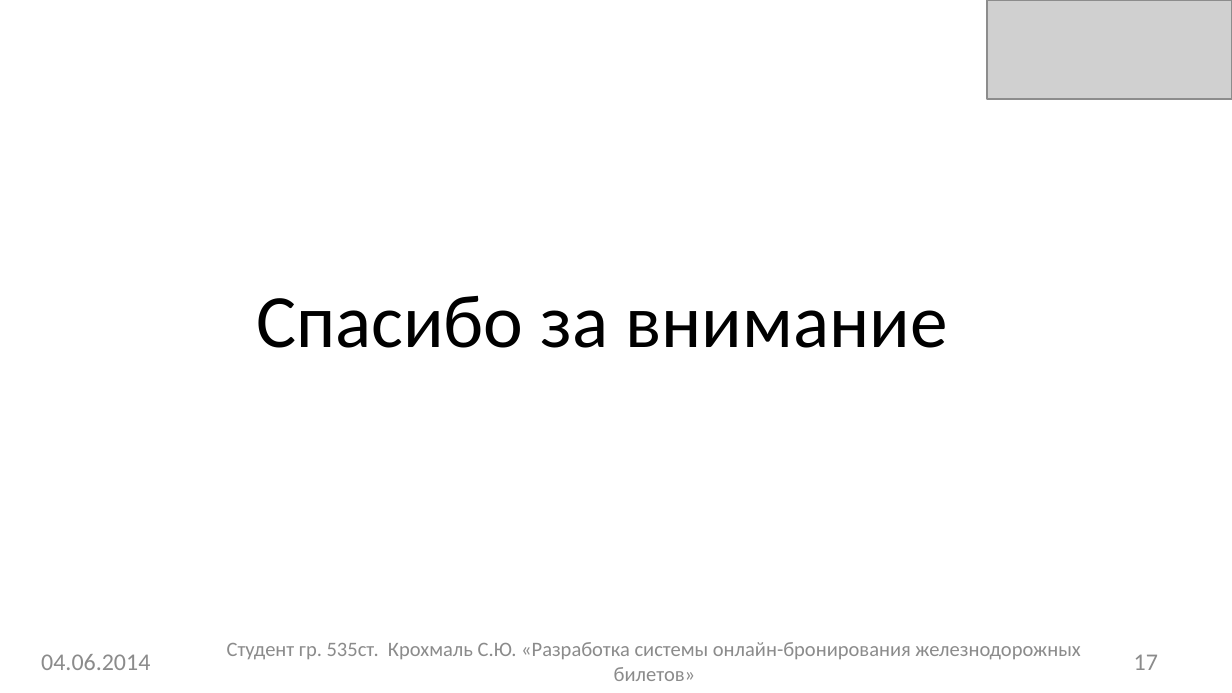
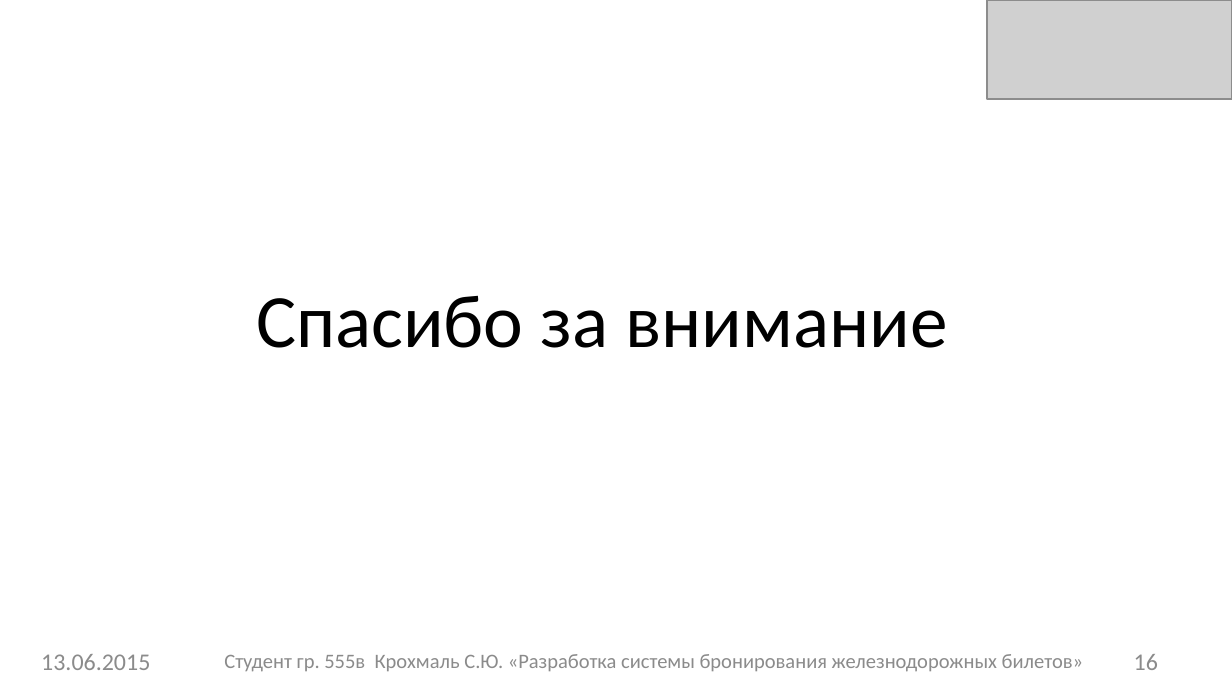
Before and after one commit to sergey-krokhmal/RailwayTicketBooking, a slide deck: slide 16 of Documentation/Презенташка.pptx (slide 17 before the commit). Drawn at 1232x693 pixels with LibreOffice and Linux fonts; fonts in the diff are those of the drawing; grey boxes stand for pictures. Boxes give left, top, right and bottom in pixels: in the first picture for what was removed or moved away, otherwise in the second. Text is boxed around its words. In the diff, an @@ line names an element or a change of style, - is before the commit and + after.

```diff
--- a/Documentation/Презенташка.pptx
+++ b/Documentation/Презенташка.pptx
@@ text at [41,654,150,670]: text changed @@
-04.06.2014
+13.06.2015
@@ text at [224,654,1083,672]: text changed @@
-Студент гр. 535ст. Крохмаль С.Ю. «Разработка системы онлайн-бронирования железнодорожных билетов»
+Студент гр. 555в Крохмаль С.Ю. «Разработка системы бронирования железнодорожных билетов»
@@ page number at [1134,654,1158,670]: text changed @@
-17
+16
```
Also in this commit, not shown: 14 other slides changed, 1 slide added, 2 slides removed, 26 other files.
